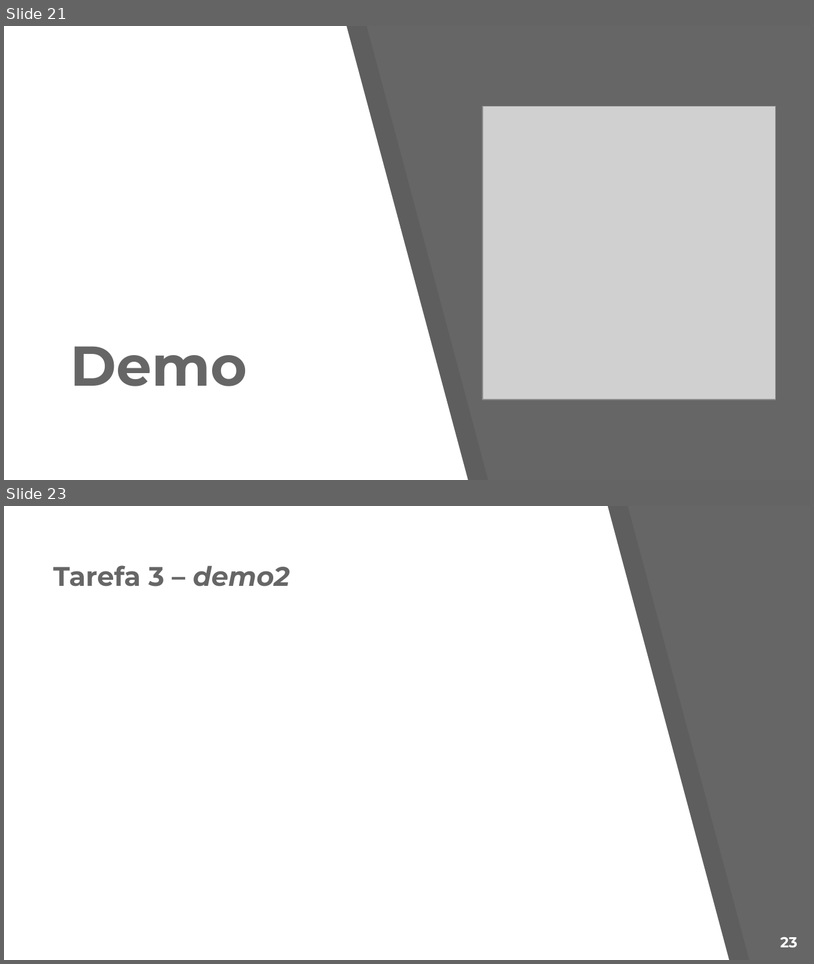
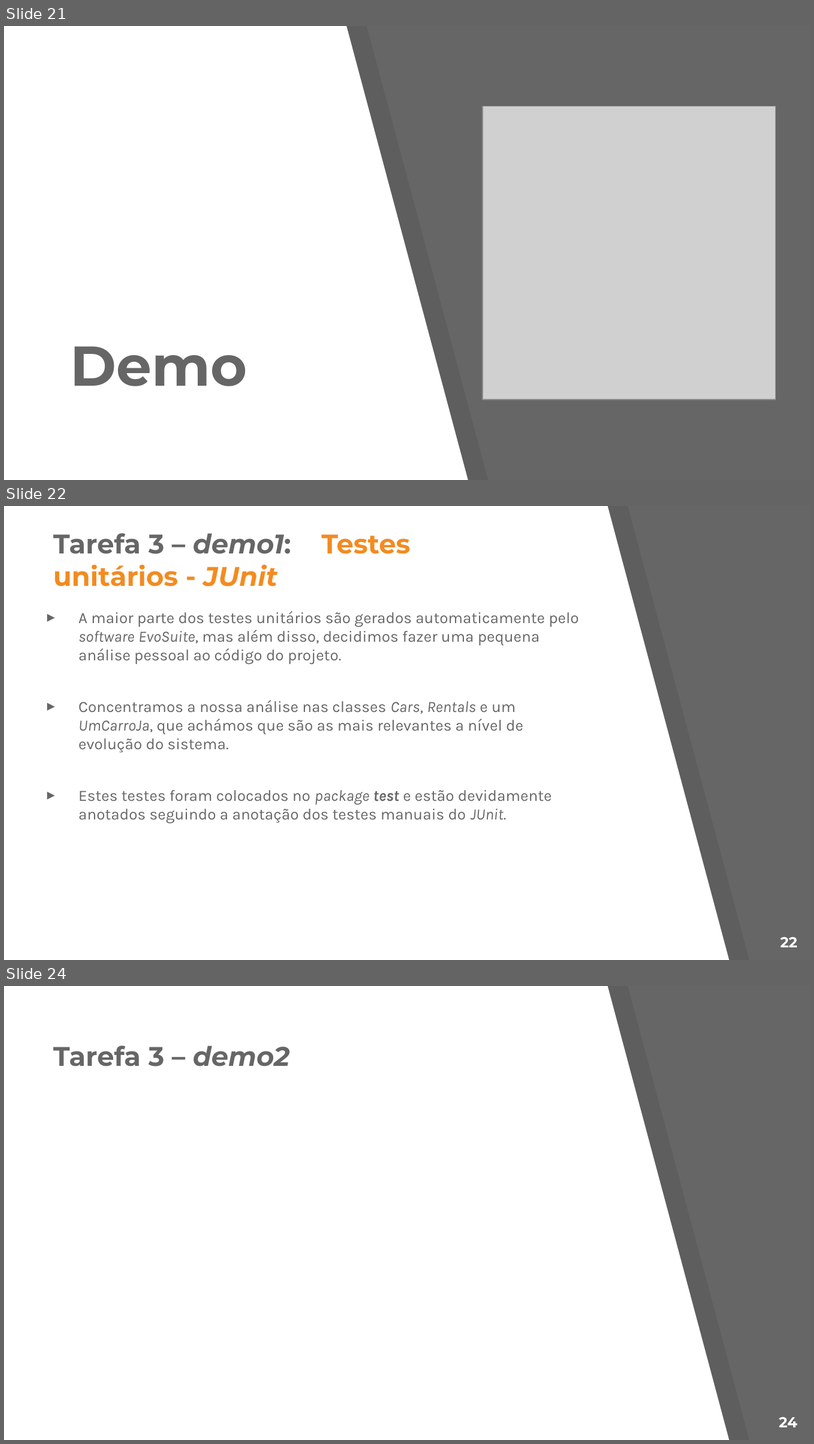
Before and after one commit to Nelson198/ATS, a slide deck: Apresentação.pptx. Shown one above the other, each under a label of ours: slides 21 and 23 before the commit, slides 21, 22 and 24 after it; the slides between them are not shown. The pictures are 814x964 and 814x1444 pixels, drawn with LibreOffice and Linux fonts; fonts in the diff are those of the drawing; grey boxes stand for pictures. Boxes give left, top, right and bottom in pixels: in the first picture for what was removed or moved away, otherwise in the second. Text is boxed around its words. In the diff, an @@ line names an element or a change of style, - is before the commit and + after.

```diff
--- a/Apresentação.pptx
+++ b/Apresentação.pptx
@@ slide 22 added at (4, 506, 810, 960), background #666666; not listed: 2 template elements that a slide beside it also shows @@
@@ title added at (53, 533, 291, 586), 24 pt, text #F38B20, bold @@
+Tarefa 3 – demo1: Testes unitários - JUnit
@@ text added at (78, 611, 579, 823), 14 pt, text #666666 @@
+▸ A maior parte dos testes unitários são gerados automaticamente pelo software EvoSuite, mas além disso, decidimos fazer uma pequena análise pessoal ao código do projeto.
+▸ Concentramos a nossa análise nas classes Cars, Rentals e um UmCarroJa, que achámos que são as mais relevantes a nível de evolução do sistema.
+▸ Estes testes foram colocados no package test e estão devidamente anotados seguindo a anotação dos testes manuais do JUnit.
@@ page number added at (780, 937, 798, 947), 13 pt, text #FFFFFF, bold @@
+22
@@ what was slide 23 is now slide 24 @@
@@ page number at (779, 1417, 798, 1427): text changed @@
-23
+24
```
Also in this commit, not shown: 5 slides changed, 3 other files.
